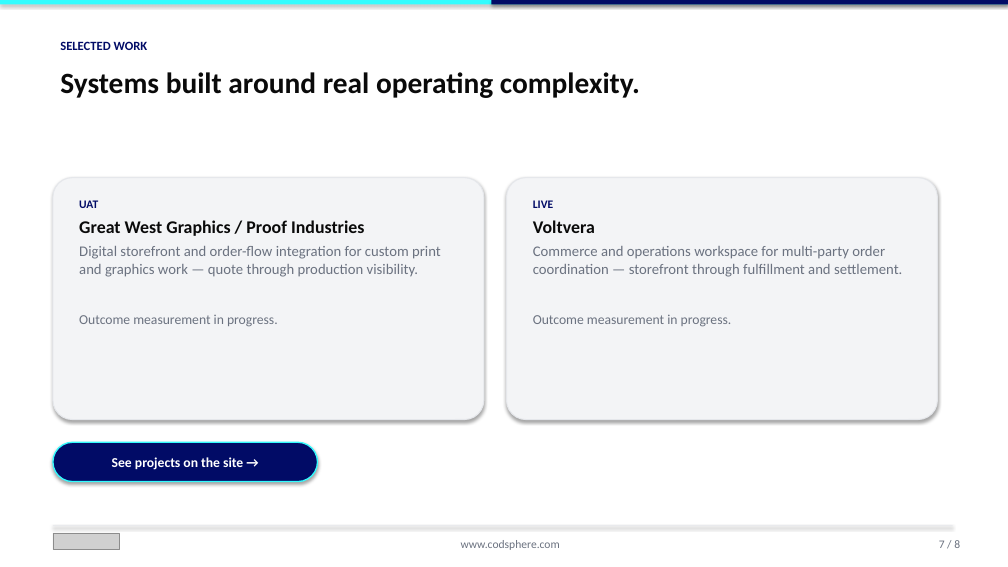
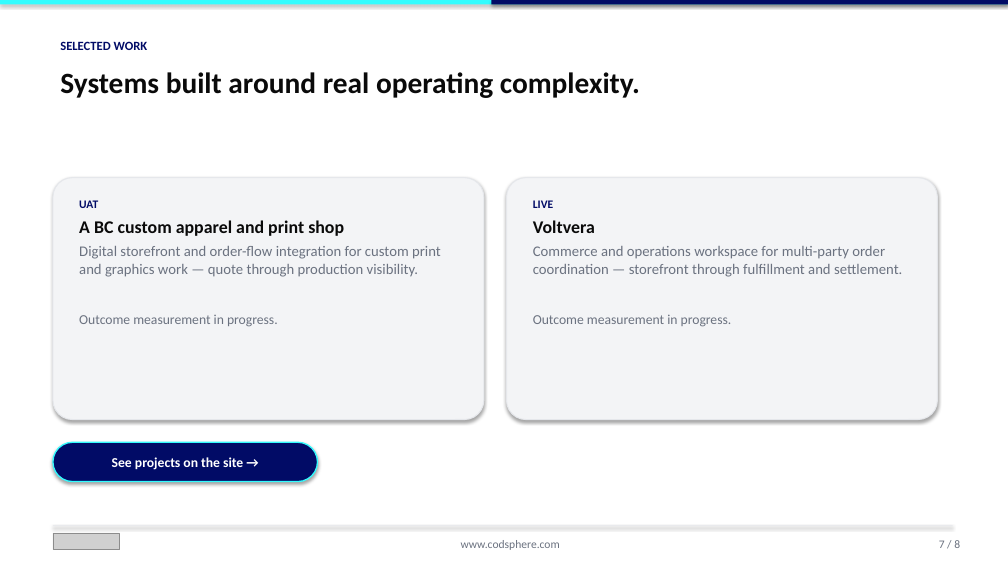
Before and after one commit to Samerth/Codsphere_Web, a slide deck: slide 7 of public/resources/CodSphere_Company_Overview.pptx. Drawn at 1008x567 pixels with LibreOffice and Linux fonts; fonts in the diff are those of the drawing; grey boxes stand for pictures. Boxes give left, top, right and bottom in pixels: in the first picture for what was removed or moved away, otherwise in the second. Text is boxed around its words. In the diff, an @@ line names an element or a change of style, - is before the commit and + after.

Commit message:
Point apparel CTAs at #book and genericize public client names
On /industries/custom-apparel, the header book CTA (desktop and
mobile) and "Open the booking form" now go to #book. The same
navbar button still goes to /contact on every other page.

Replace public Great West Graphics / Proof Industries names with
a generic BC custom apparel and print shop description (UAT,
no invented metrics). Move the project slug accordingly and
redirect the old URL. The /blog and /cod-chat redirects are
unchanged; the swapped BlogSidebar and FreeTrialOverlay remain
in the tree but are currently unreachable behind those redirects.

```diff
--- a/public/resources/CodSphere_Company_Overview.pptx
+++ b/public/resources/CodSphere_Company_Overview.pptx
@@ text at [79,220,344,236]: text changed @@
-Great West Graphics / Proof Industries
+A BC custom apparel and print shop
```
Also in this commit, not shown: 9 other files.
